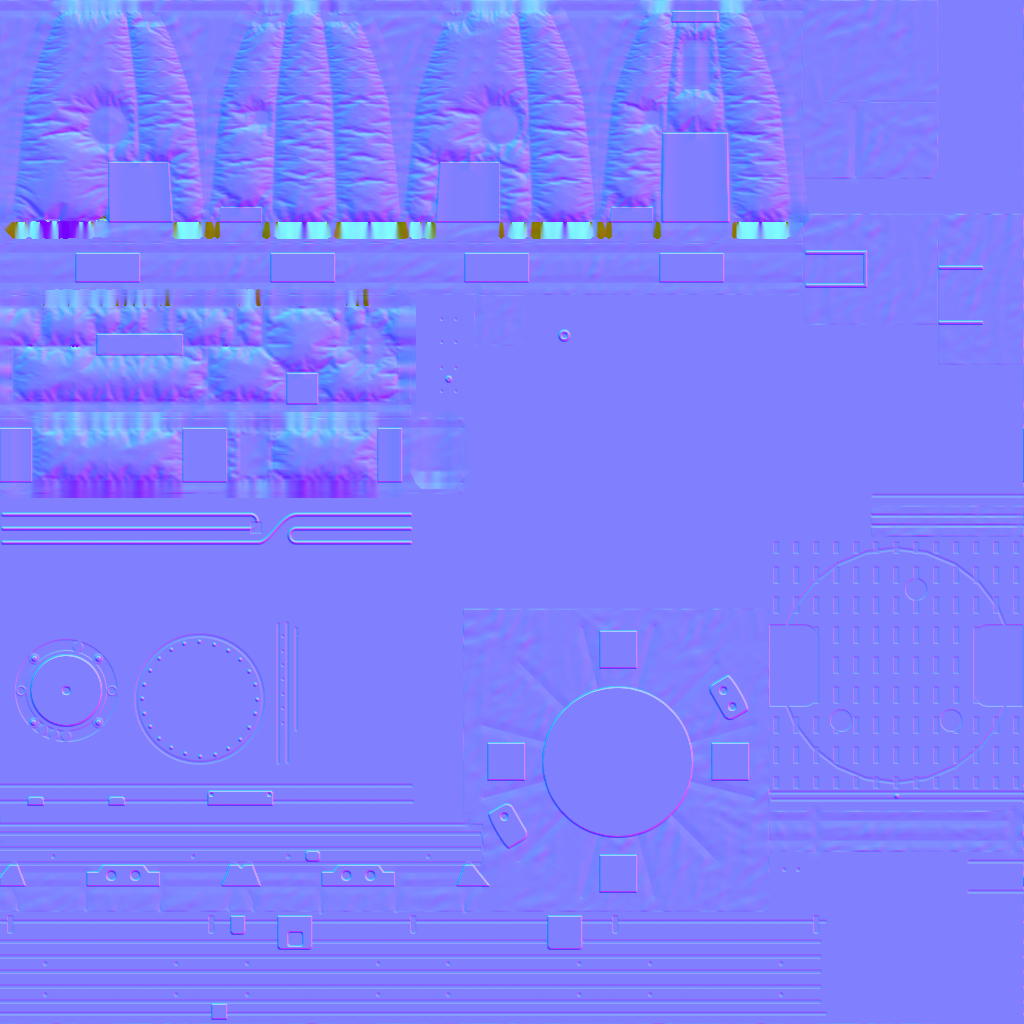
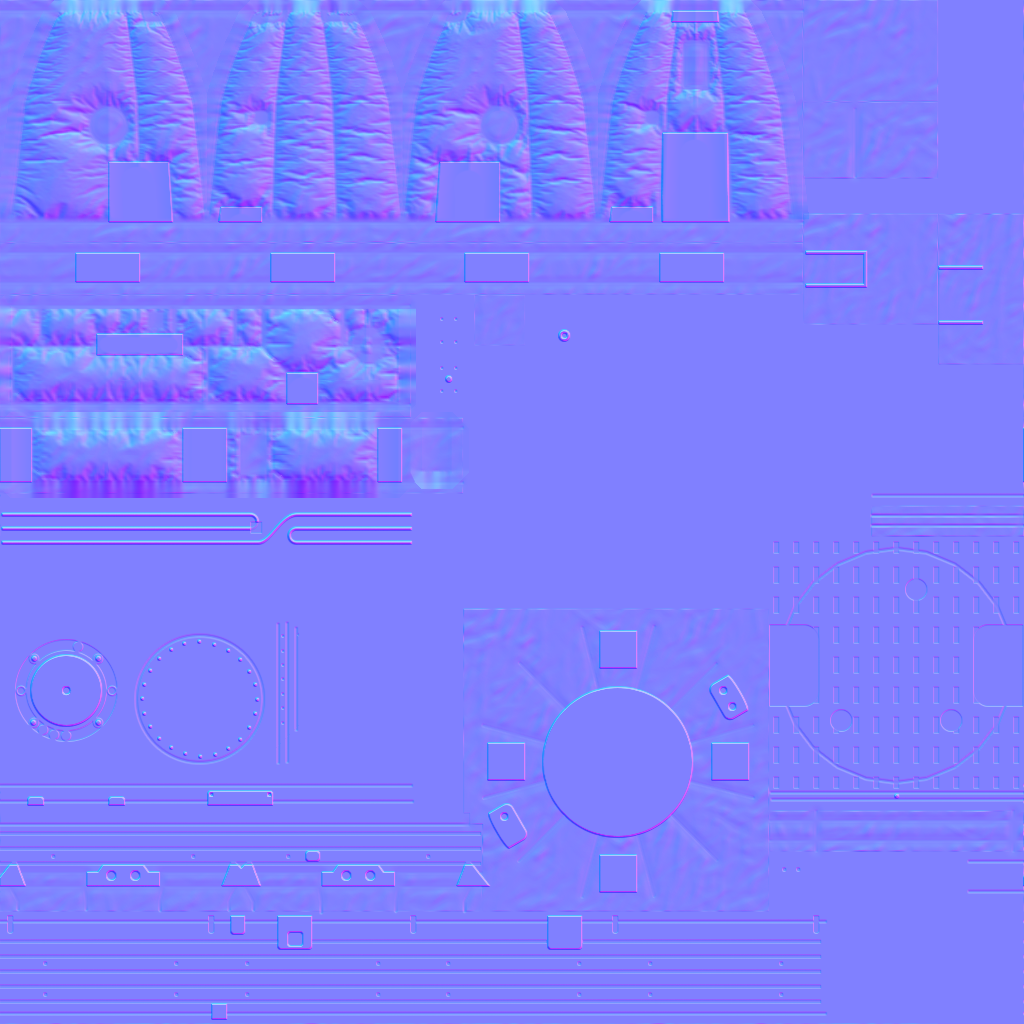
Layer changes from the first 1024×1024 image to the second:
painted on "Layer 1" over left=0, top=214, right=809, bottom=353
